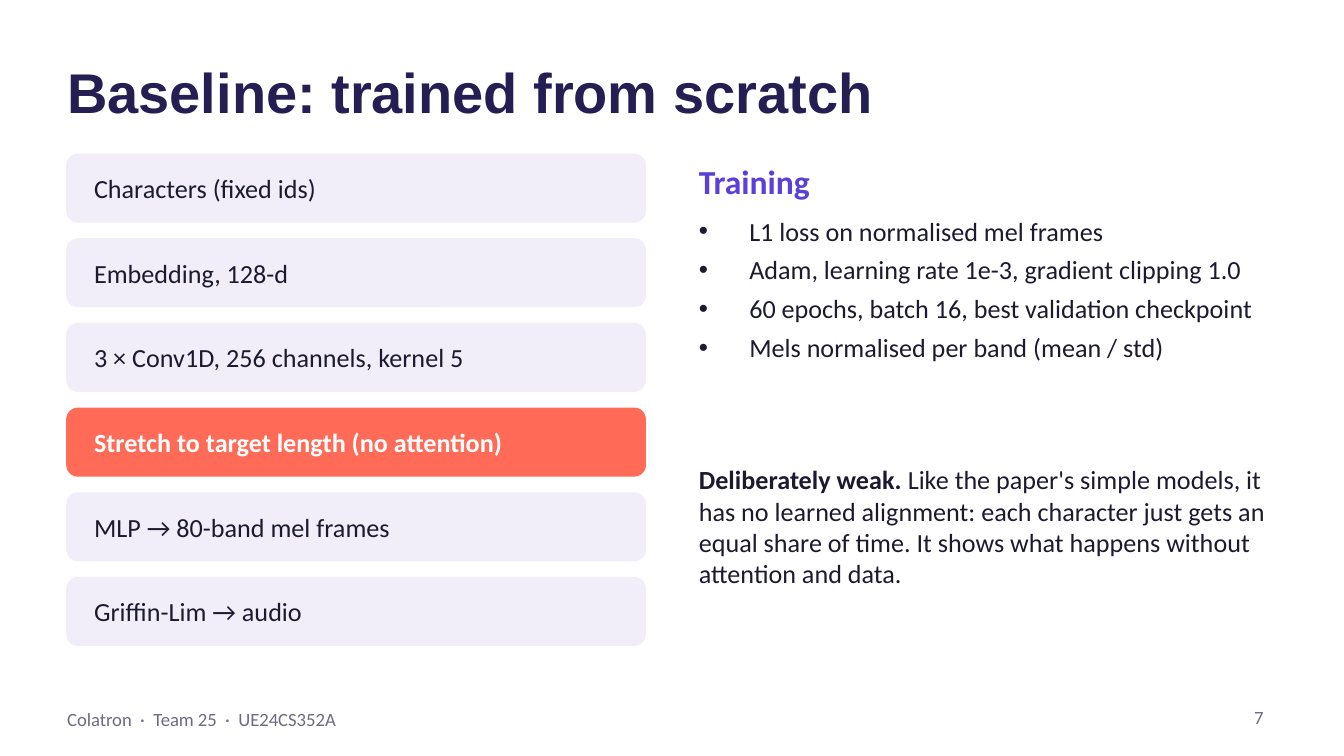
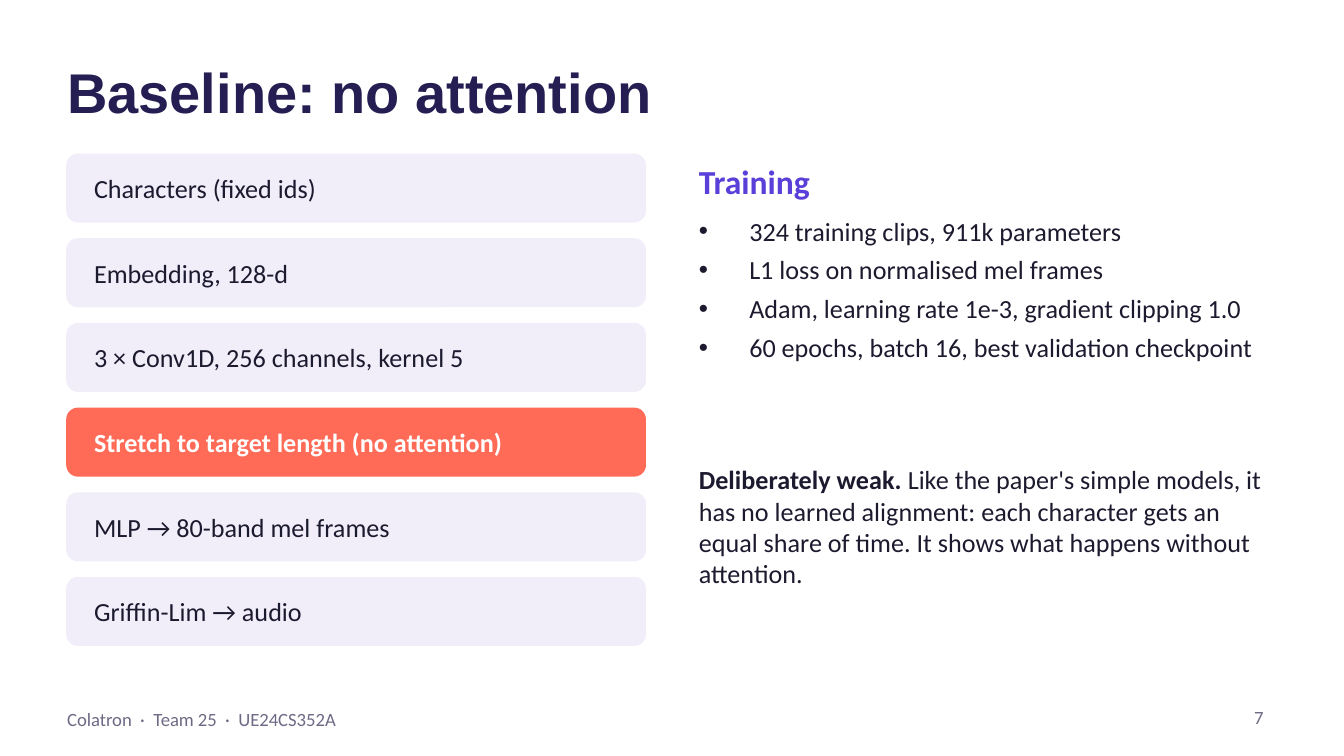
Before and after one commit to Mann0801/colatron-tts, a slide deck: slide 7 of report/Colatron_Slides.pptx. Drawn at 1344x756 pixels with LibreOffice and Linux fonts; fonts in the diff are those of the drawing. Boxes give left, top, right and bottom in pixels: in the first picture for what was removed or moved away, otherwise in the second. Text is boxed around its words. In the diff, an @@ line names an element or a change of style, - is before the commit and + after.

Commit message:
Add Colatron: seq2seq TTS with attention trained from scratch, intelligibility eval, final results
Colatron (src/models/colatron.py) is a Tacotron-style model with location-sensitive
attention, reduction factor 3 and a guided attention loss, trained from scratch on all
13,100 LJ Speech clips (step 5,000, 2.2 h: laptop CPU then a Colab T4 GPU).
eval/intelligibility.py scores every system with a wav2vec 2.0 recogniser: Colatron +
HiFi-GAN reaches 25% WER vs 100% for the no-attention baseline and 16% for the
pretrained Tacotron 2 reference. README, demo, slides and write-up updated.

```diff
--- a/report/Colatron_Slides.pptx
+++ b/report/Colatron_Slides.pptx
@@ title at (x1=67, y1=72, x2=651, y2=114): text changed @@
-Baseline: trained from scratch
+Baseline: no attention
@@ text at (x1=749, y1=223, x2=1121, y2=246): paragraph added @@
+• 324 training clips, 911k parameters
@@ text at (x1=749, y1=338, x2=1163, y2=362): paragraph removed @@
-• Mels normalised per band (mean / std)
@@ text at (x1=699, y1=470, x2=1261, y2=583): text changed @@
-Deliberately weak. Like the paper's simple models, it has no learned alignment: each character just gets an equal share of time. It shows what happens without attention and data.
+Deliberately weak. Like the paper's simple models, it has no learned alignment: each character gets an equal share of time. It shows what happens without attention.
```
Also in this commit, not shown: 8 other slides changed, 4 slides added, 3 slides removed, 40 other files.
